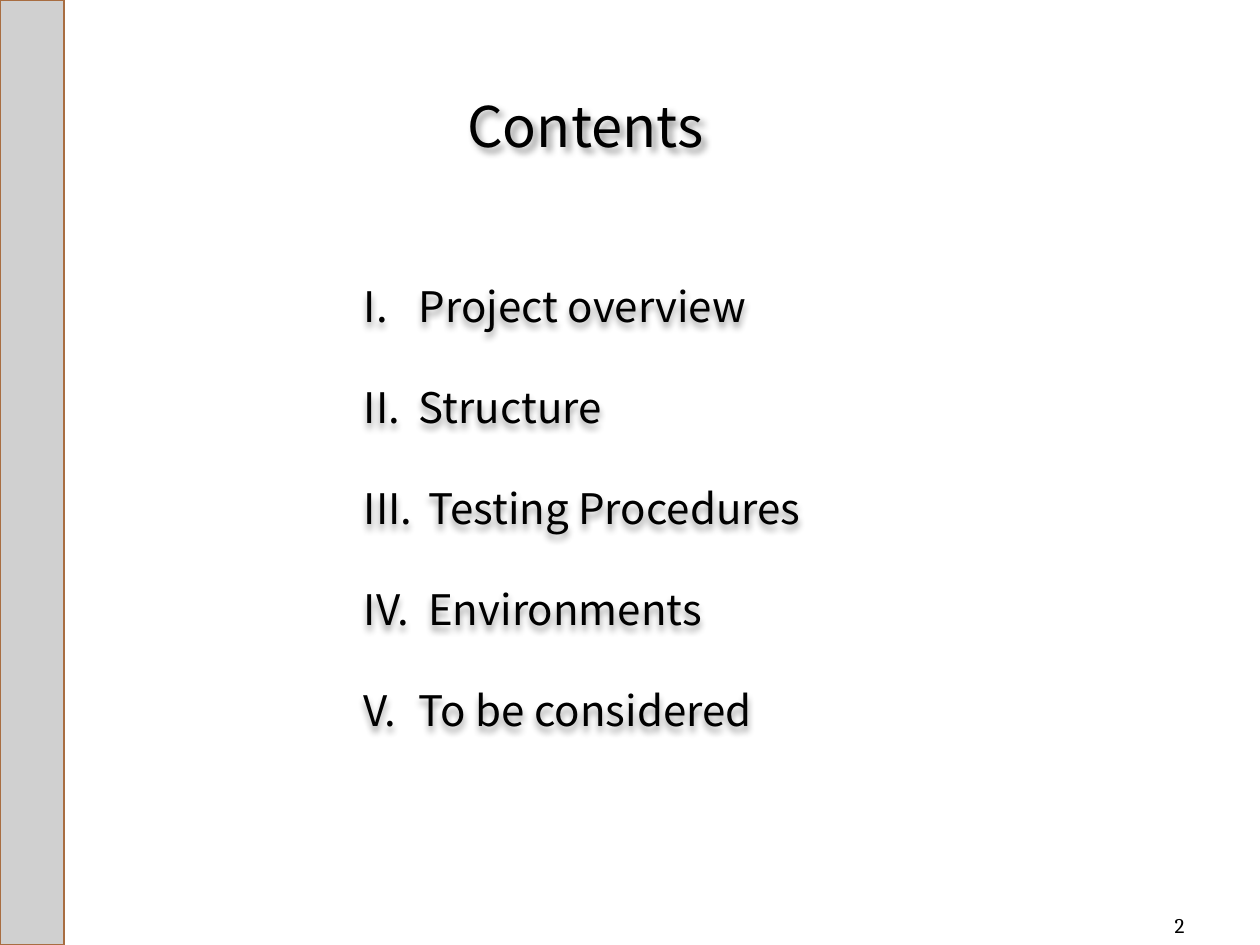
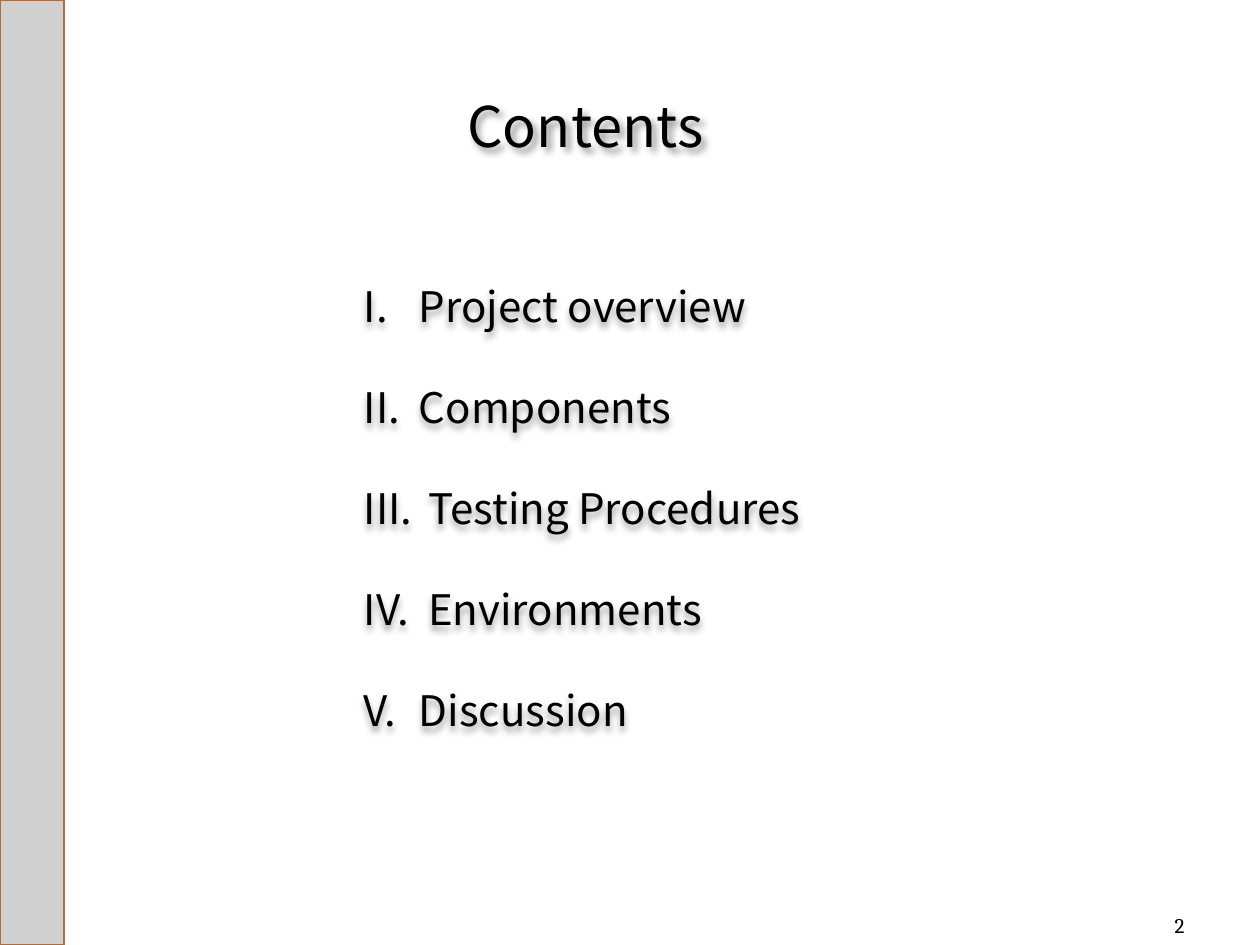
Before and after one commit to hdbaek/NotUsed, a slide deck: slide 2 of AgendaHandling.pptx. Drawn at 1260x945 pixels with LibreOffice and Linux fonts; fonts in the diff are those of the drawing; grey boxes stand for pictures; background and template pictures are left out. Boxes give left, top, right and bottom in pixels: in the first picture for what was removed or moved away, otherwise in the second. Text is boxed around its words. In the diff, an @@ line names an element or a change of style, - is before the commit and + after.

```diff
--- a/AgendaHandling.pptx
+++ b/AgendaHandling.pptx
@@ text at [419, 391, 671, 433]: text changed @@
-II. Structure
+II. Components
@@ text at [419, 693, 628, 727]: text changed @@
-V. To be considered
+V. Discussion
```
Also in this commit, not shown: 5 other slides changed, 2 slides added, 1 slide removed.
